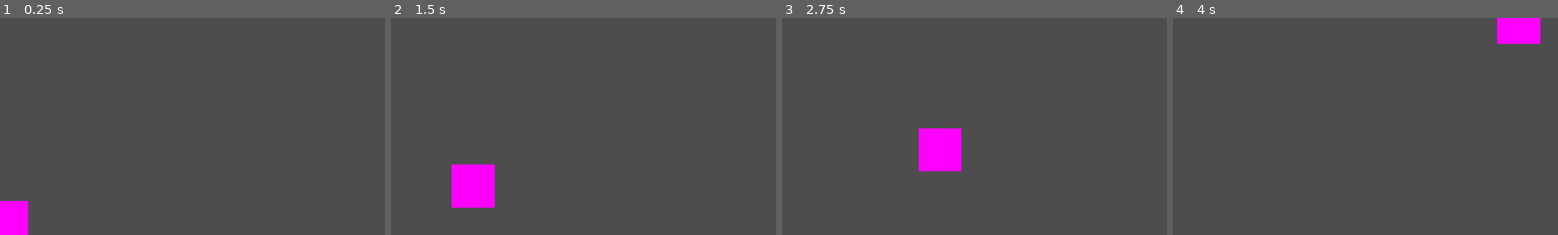
Above: before the commit, frames 1-4 (left to right).
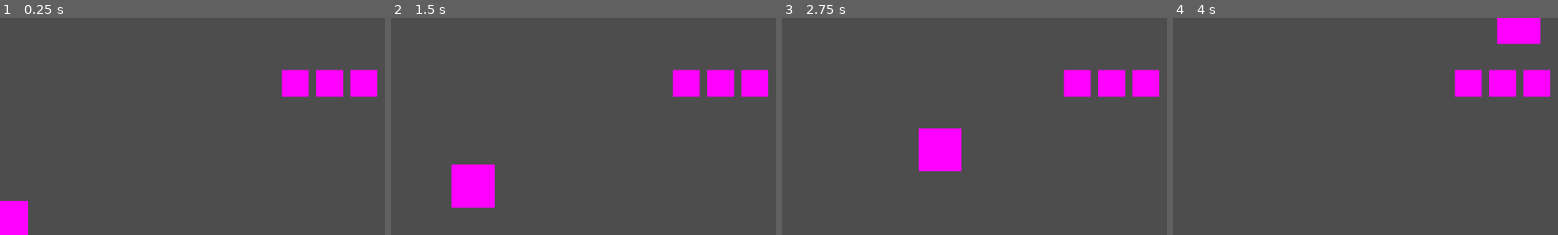
Above: after the commit, the same moments.

Repository: TrennaGiacomo/GayJam2025
Game: Godot game, scene res://game.tscn
The game is run twice, just before and just after one commit, with the same random seed, the same clock (stepped at 60 frames per second) and the same inputs. The engine's default icon, where the game draws it, is replaced by a stand-in: a white triangle on a blue panel in a dark square.
Inputs (mouse positions are % of the whole screen's width and height, from its top left):
- Up to frame 1 (0.25 s): no input
- Up to frame 2 (1.5 s): click "Click me pls" at 0.5 s; click "Click me pls" at 1.25 s
- Up to frame 3 (2.75 s): click "Click me pls" at 2 s
- Up to frame 4 (4 s): drag from (32, 65) to (60, 28) at 2.77 s; drag from (30, 55) to (60, 30) at 3.52 s
The pictures show only the part of the screen within x 12-62%, y 35-85%; the shares and areas given below are measured in that part.

The runs differ from the first frame. In frame 1, 2.8% of the frame differs, in the area x 73-98%, y 23-37%; in frame 2, 2.8%; in frame 3, 2.8%; in frame 4, 2.8%.

Commit message:
Seats made

Diff:
--- a/gayjam2025/game.tscn
+++ b/gayjam2025/game.tscn
@@ -1,16 +1,13 @@
-[gd_scene load_steps=4 format=3 uid="uid://q83xvdggh72m"]
+[gd_scene load_steps=5 format=3 uid="uid://w81635vhhmj"]
 
 [ext_resource type="PackedScene" uid="uid://n46rv3rp16p8" path="res://skilift/skilift.tscn" id="2_nm3s0"]
-[ext_resource type="PackedScene" path="res://hud.tscn" id="3_8hwvo"]
-[ext_resource type="PackedScene" uid="uid://chfvnuldgslkt" path="res://characters/guyManager.tscn" id="4_meiug"]
+[ext_resource type="PackedScene" uid="uid://y1jt16w2al1j" path="res://hud.tscn" id="3_8hwvo"]
+[ext_resource type="PackedScene" path="res://characters/guyManager.tscn" id="4_meiug"]
+[ext_resource type="PackedScene" uid="uid://boox2t4owlwjq" path="res://skilift/seat_manager.tscn" id="5_aiwes"]
 
 [node name="Game" type="Node2D"]
 
 [node name="skilift" parent="." instance=ExtResource("2_nm3s0")]
-minTime = null
-maxTime = null
-minSize = null
-maxSize = null
 
 [node name="Camera2D" type="Camera2D" parent="."]
 
@@ -22,3 +19,6 @@
 position = Vector2(-452, 218)
 
 [node name="WalkTarget" type="Node2D" parent="GuyManager"]
+
+[node name="SeatManager" parent="." instance=ExtResource("5_aiwes")]
+seatpath = "res://skilift/seat.tscn"
--- /dev/null
+++ b/gayjam2025/skilift/seat.gd
@@ -0,0 +1,13 @@
+extends Sprite2D
+
+class_name seat
+
+
+# Called when the node enters the scene tree for the first time.
+func _ready() -> void:
+	pass # Replace with function body.
+
+
+# Called every frame. 'delta' is the elapsed time since the previous frame.
+func _process(delta: float) -> void:
+	pass
--- /dev/null
+++ b/gayjam2025/skilift/seat.tscn
@@ -0,0 +1,10 @@
+[gd_scene load_steps=3 format=3 uid="uid://c7mtp1b0l2lw6"]
+
+[ext_resource type="Script" path="res://skilift/seat.gd" id="1_06yod"]
+
+[sub_resource type="PlaceholderTexture2D" id="PlaceholderTexture2D_oo813"]
+
+[node name="Seat" type="Sprite2D"]
+scale = Vector2(40, 40)
+texture = SubResource("PlaceholderTexture2D_oo813")
+script = ExtResource("1_06yod")
--- /dev/null
+++ b/gayjam2025/skilift/seat_manager.gd
@@ -0,0 +1,35 @@
+extends Node2D
+@export_file var seatpath
+
+@onready var seatScene=load(seatpath) as PackedScene
+
+var spacing = 50 # Spacing between sprites
+var layout_mode = "horizontal"  # Options: "horizontal" or "vertical"
+
+# Called when the node enters the scene tree for the first time.
+func _ready() -> void:
+	MakeSeats(3)
+	pass
+
+
+# Called every frame. 'delta' is the elapsed time since the previous frame.
+func _process(delta: float) -> void:
+	pass
+
+func MakeSeats(seatCount:int):
+	while seatCount >0:
+		var seatInstace = seatScene.instantiate() as seat
+		add_child(seatInstace)
+		seatInstace.name="seat"
+		seatCount-=1
+	arrange_sprites()
+
+func arrange_sprites():
+	var offset = Vector2.ZERO
+	for child in get_children():
+		if child is Sprite2D:
+			child.position = offset
+			if layout_mode == "horizontal":
+				offset.x += child.texture.get_width() + spacing
+			elif layout_mode == "vertical":
+				offset.y += child.texture.get_height() + spacing
--- /dev/null
+++ b/gayjam2025/skilift/seat_manager.tscn
@@ -0,0 +1,7 @@
+[gd_scene load_steps=2 format=3 uid="uid://boox2t4owlwjq"]
+
+[ext_resource type="Script" path="res://skilift/seat_manager.gd" id="1_jn4uf"]
+
+[node name="SeatManager" type="Node2D"]
+script = ExtResource("1_jn4uf")
+seatpath = "res://seat.gd"
